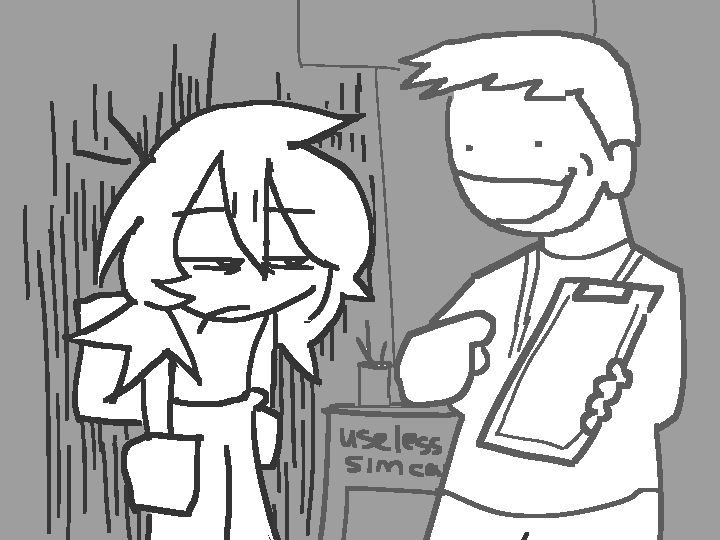
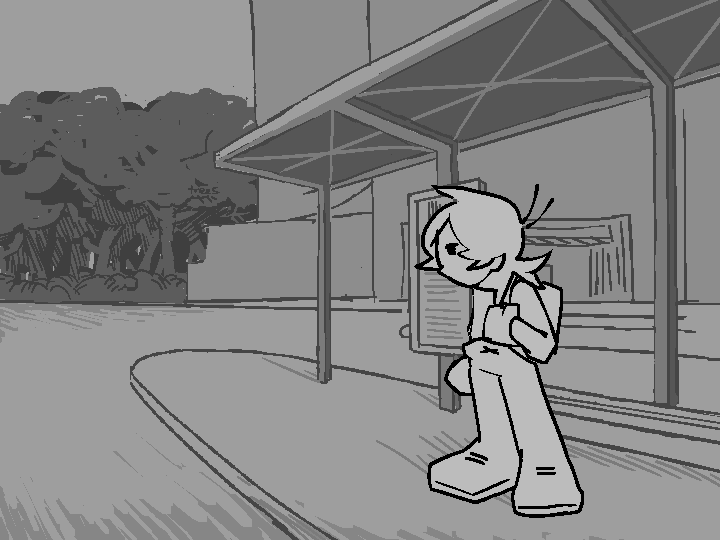
Comparing the layer stacks of the two 720px x 540px images. Changes:
hid group "sd_fail" (1 layers) over box(0, 0, 720, 540)
painted on "Paint Layer 5" over box(0, 0, 720, 540)
